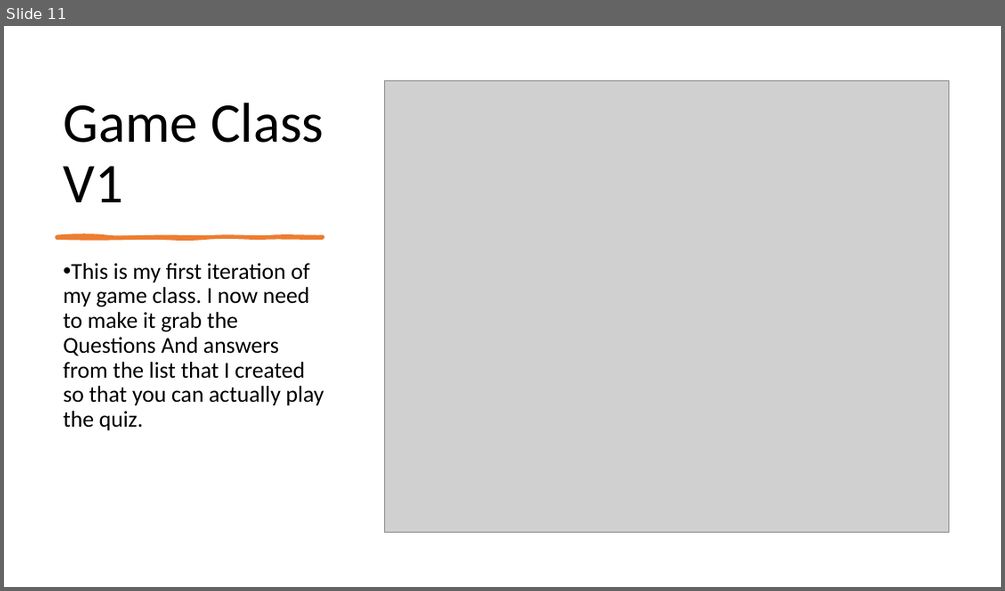
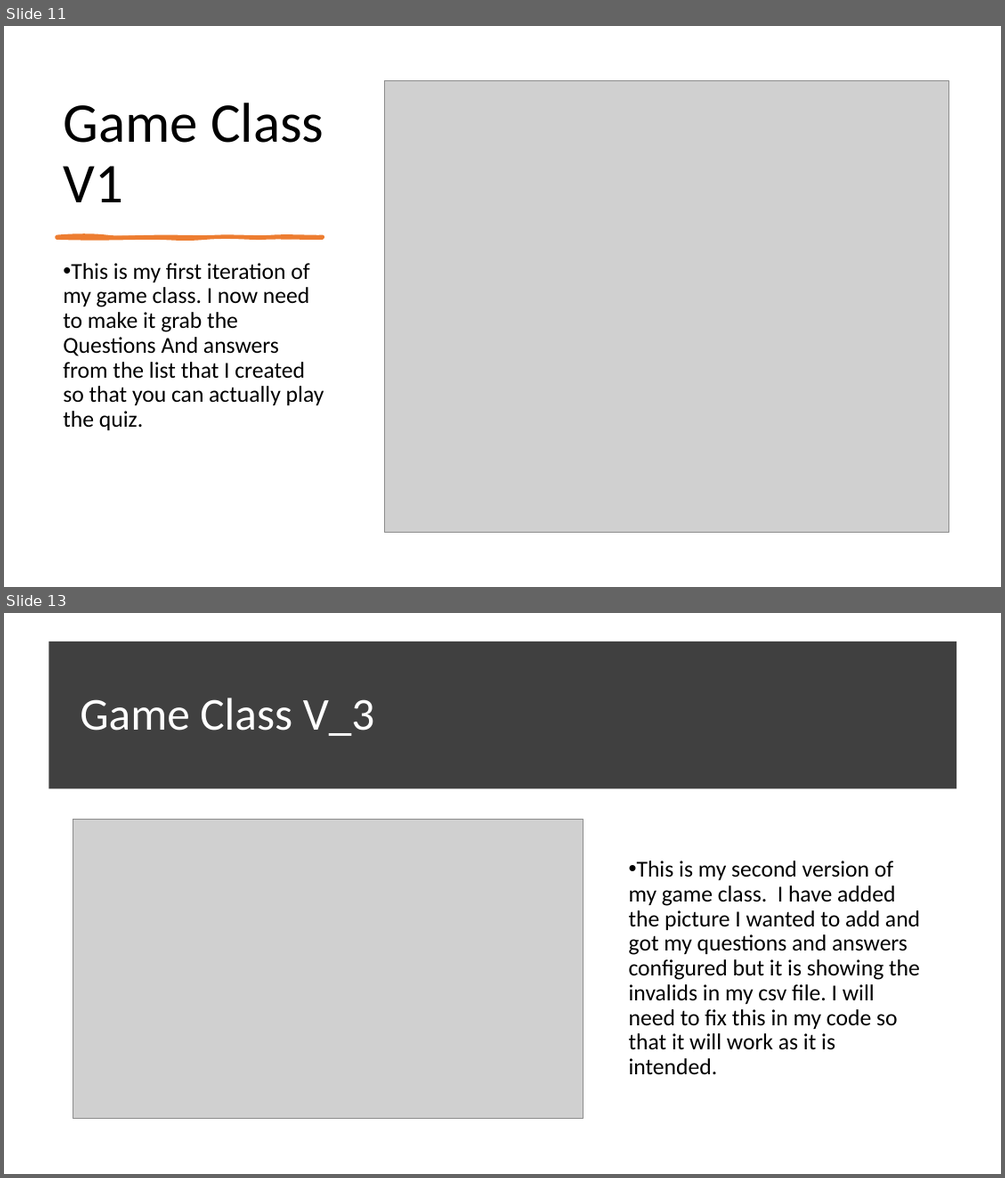
Before and after one commit to morrisj70800/01_Assesment, a slide deck: Programming Assesment.pptx. Shown one above the other, each under a label of ours: slide 11 before the commit, slides 11 and 13 after it; the slides between them are not shown. The pictures are 1005x591 and 1005x1178 pixels, drawn with LibreOffice and Linux fonts; fonts in the diff are those of the drawing; grey boxes stand for pictures. Boxes give left, top, right and bottom in pixels: in the first picture for what was removed or moved away, otherwise in the second. Text is boxed around its words. In the diff, an @@ line names an element or a change of style, - is before the commit and + after.

Commit message:
Assesment
Game_Class V_3 Questions and answers working a bit now

```diff
--- a/Programming Assesment.pptx
+++ b/Programming Assesment.pptx
@@ slide 13 added at (4,613,1001,1174), background #FFFFFF @@
@@ rectangle added at (48,641,956,788), fill #404040 @@
@@ title added at (80,698,375,736), 44 pt, text #FFFFFF @@
+Game Class V_3
@@ picture added at (73,819,582,1118) @@
@@ text added at (629,860,920,1074), 22 pt, text #000000 @@
+• This is my second version of my game class. I have added the picture I wanted to add and got my questions and answers configured but it is showing the invalids in my csv file. I will need to fix this in my code so that it will work as it is intended.
```
Also in this commit, not shown: 1 slide changed, 1 slide removed, 2 other files.
